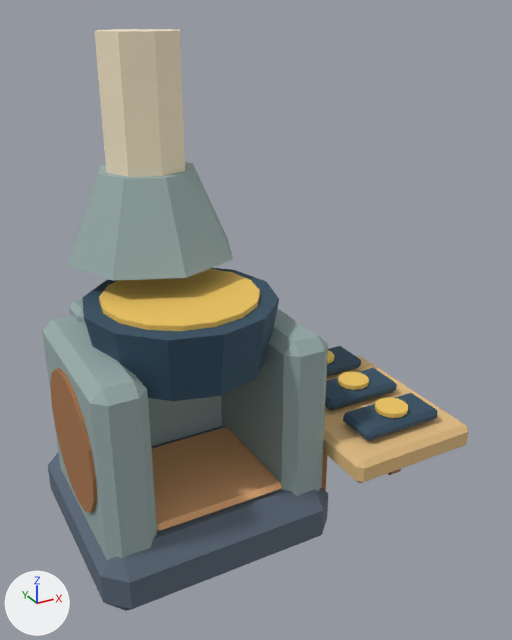
The glTF model source/assets/models/gold_mint.glb, before and after one commit.
Before and after are seen from a 50 mm lens placed at (-1.38, -2.56, 2.32), pointed at (0.04, 0.03, 1.02). Arrows for +X, +Y and +Z are at lower left; the lights stay in place. The picture after the commit comes second. Where no turn or scale is listed for an object, it has been applied to the vertices. Vertices at exactly the same position are counted once.

Objects in the first picture: 'flywheel', 'hearth base'.
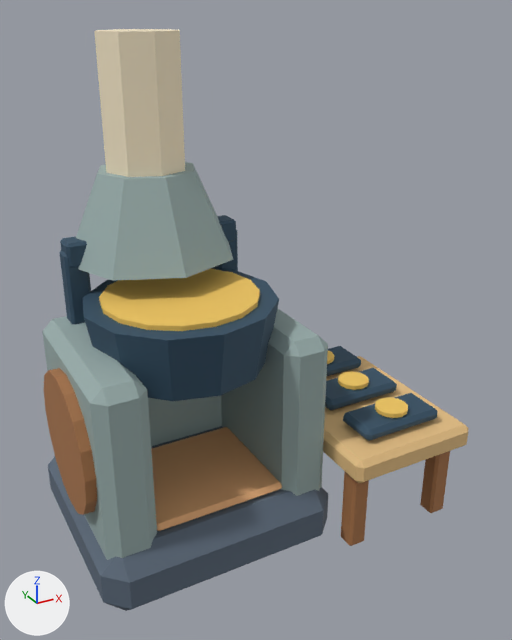
What differs and where, as boxes [x1, y1, x2, y2] in the pictures (512 x 640 px; the box of a moved part takes in the faces that stretch with it):
'flywheel', moved
    before: [50, 368, 97, 512]
    after: [44, 368, 97, 515]
part 1 of me_cube_038, moved or reshaped (mostly hidden before)
    before: [322, 452, 327, 491]
    after: [59, 250, 91, 324]
part 2 of me_cube_038, moved or reshaped (mostly hidden before)
    before: [387, 469, 401, 475]
    after: [213, 230, 238, 271]
part 3 of me_cube_038, added
    after: [60, 215, 236, 267]
part 4 of me_cube_038, added (brown)
    after: [341, 472, 369, 546]
part 5 of me_cube_038, added (brown)
    after: [420, 451, 450, 513]

The edits, one by one:
me_cube_038 is used by ob_hearth_base; location (-0.32, 0.1, 0.16).
me_cube_038 had 432 vertices, 788 faces and spanned x -0.55..1.19, y -0.65..0.67, z -0.16..2.08.
me_cube_038 now has 576 vertices, 1052 faces and spans x -0.55..1.19, y -0.65..0.67, z -0.16..2.08.
me_cube_038 part 1: the loose piece of 24 vertices spanning x 0.58..0.68, y -0.25..-0.16, z -0.14..0.28 is scaled about its middle by (1.13, 1.13, 0.901), then moved by (-0.98, 0.46, 0.95).
me_cube_038 part 2: the loose piece of 24 vertices spanning x 1.08..1.16, y -0.25..-0.16, z -0.14..0.28 is scaled about its middle by (1.13, 1.13, 0.901), then moved by (-0.75, 0.46, 0.95).
me_cube_038 part 3: the loose piece of 24 vertices spanning x -0.37..0.39, y 0.21..0.39, z 0.04..0.94 is copied, and the copy is scaled about its middle by (1.08, 0.637, 0.109), then moved by (0.0, -0.04, 0.71); it spans x -0.39..0.41, y 0.2..0.32, z 1.14..1.26.
me_cube_038 part 4: the loose piece of 24 vertices spanning x 0.58..0.68, y -0.25..-0.16, z -0.14..0.28 is copied, and the copy is moved by (0.0, -0.33, -0.01); it spans x 0.58..0.68, y -0.58..-0.49, z -0.16..0.28.
me_cube_038 part 5: the loose piece of 24 vertices spanning x 1.08..1.16, y -0.25..-0.16, z -0.14..0.28 is copied, and the copy is moved by (0.0, -0.33, -0.01); it spans x 1.08..1.16, y -0.58..-0.49, z -0.16..0.28.
Other edits to the shape of me_cube_038 do not show in these pictures.
Object 'flywheel' (ob_flywheel) moves from (-0.82, 0.04, 0.65) to (-0.85, 0.04, 0.65).
